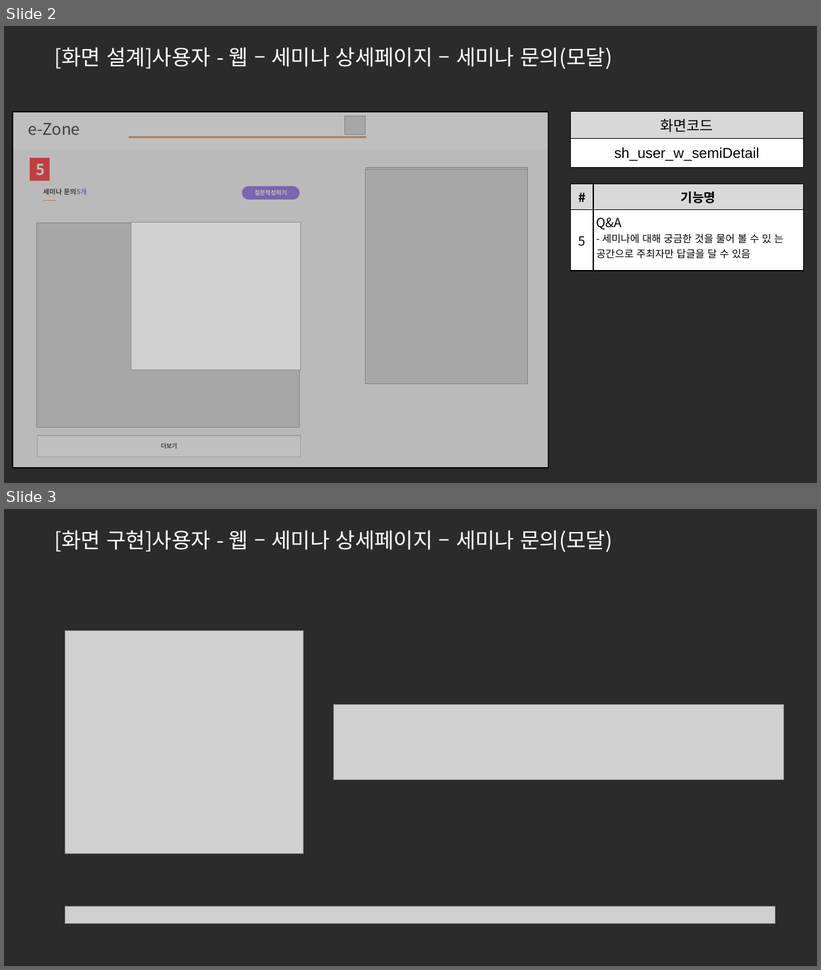
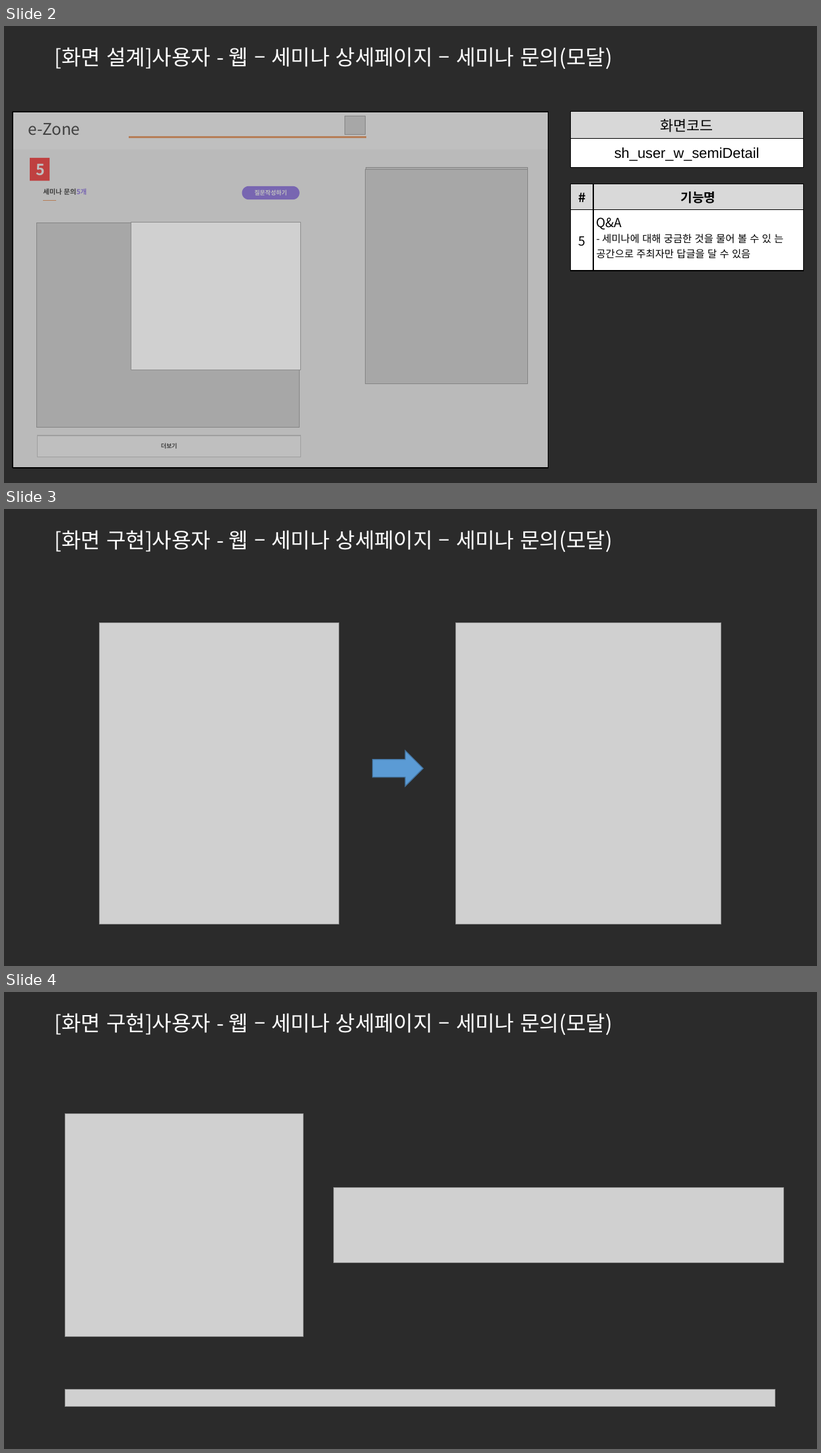
Before and after one commit to ezenteam2/e-Zone, a slide deck: 0 발표용 파워포인트/0501 5차발표/0501 project05 - 파워포인트 - 서희.pptx. Shown one above the other, each under a label of ours: slides 2 and 3 before the commit, slides 2, 3 and 4 after it. The pictures are 821x970 and 821x1453 pixels, drawn with LibreOffice and Linux fonts; fonts in the diff are those of the drawing; grey boxes stand for pictures; background and template pictures are left out; a plain dark background stands for a picture behind light text. Boxes give left, top, right and bottom in pixels: in the first picture for what was removed or moved away, otherwise in the second. Text is boxed around its words. In the diff, an @@ line names an element or a change of style, - is before the commit and + after.

```diff
--- a/0 발표용 파워포인트/0501 5차발표/0501 project05 - 파워포인트 - 서희.pptx
+++ b/0 발표용 파워포인트/0501 5차발표/0501 project05 - 파워포인트 - 서희.pptx
@@ slide 3 added at bbox=[4, 509, 817, 966], background picture (left out) @@
@@ text added at bbox=[54, 530, 613, 552], 25 pt, text #FFFFFF @@
+[화면 구현]사용자 - 웹 – 세미나 상세페이지 – 세미나 문의(모달)
@@ picture added at bbox=[99, 623, 339, 923] @@
@@ picture added at bbox=[456, 623, 721, 923] @@
@@ right arrow added at bbox=[373, 751, 424, 787], fill #5B9BD5, outline #43739E 1 pt @@
@@ what was slide 3 is now slide 4 @@
```
Also in this commit, not shown: 4 other files.
